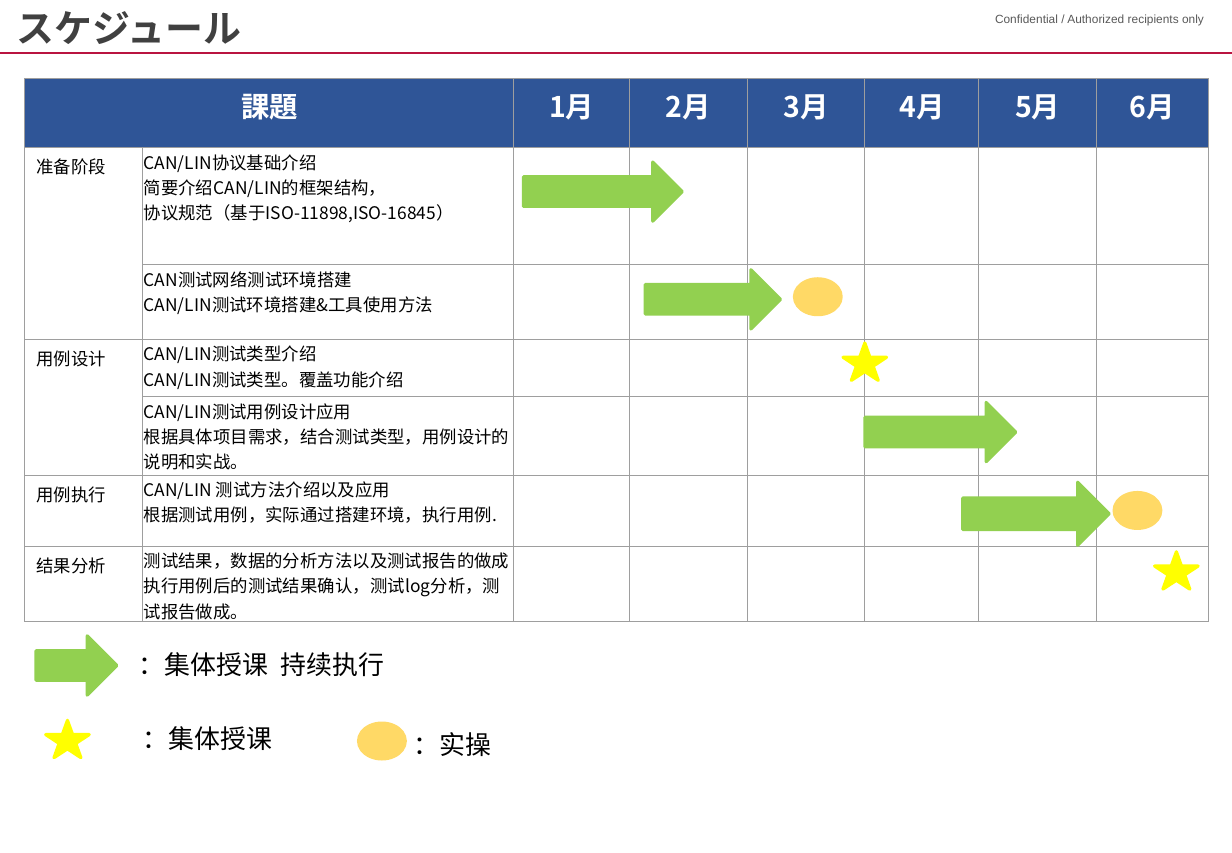
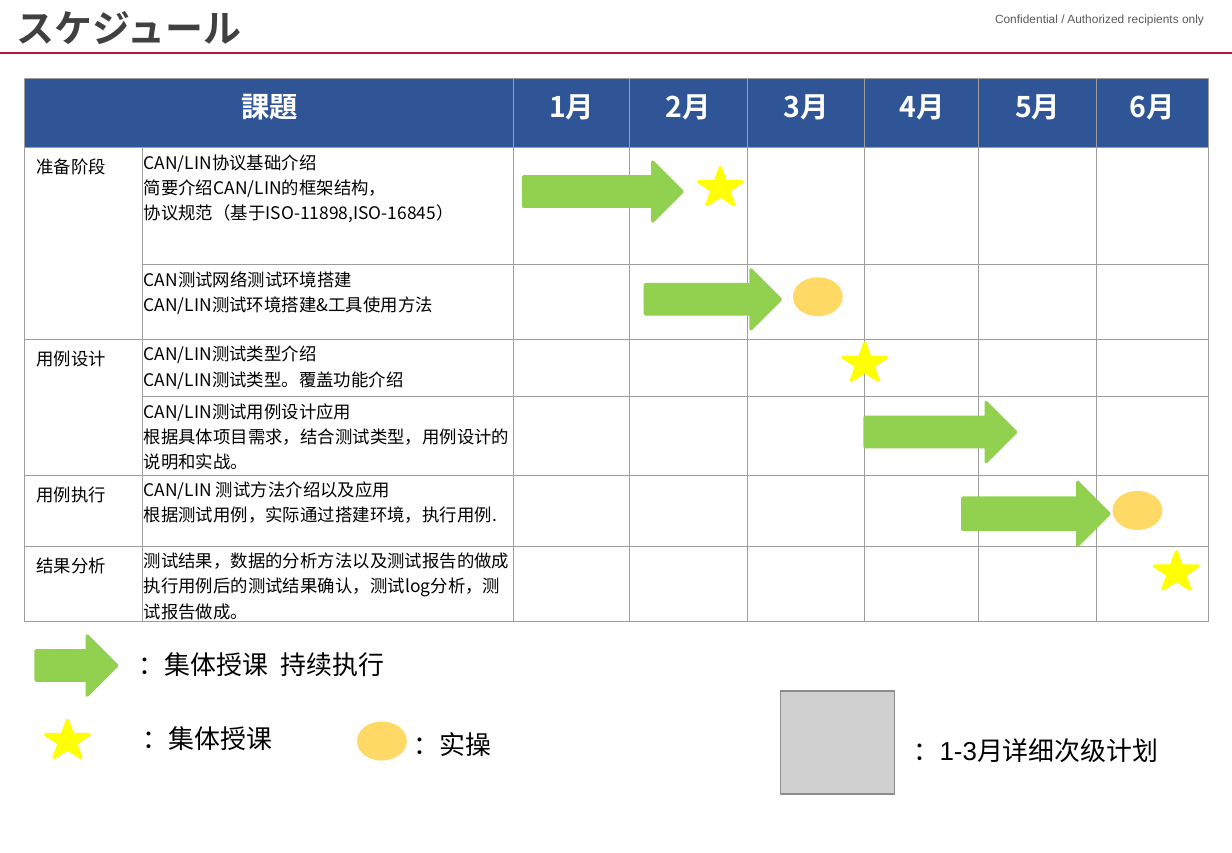
Before and after one commit to zjj15/zjj_project, a slide deck: slide 2 of 测试_学习提升/集成测试/网络测试/计划.pptx. Drawn at 1232x853 pixels with LibreOffice and Linux fonts; fonts in the diff are those of the drawing; grey boxes stand for pictures; background and template pictures are left out. Boxes give left, top, right and bottom in pixels: in the first picture for what was removed or moved away, otherwise in the second. Text is boxed around its words. In the diff, an @@ line names an element or a change of style, - is before the commit and + after.

```diff
--- a/测试_学习提升/集成测试/网络测试/计划.pptx
+++ b/测试_学习提升/集成测试/网络测试/计划.pptx
@@ table at (x1=25, y1=78, x2=1208, y2=626) @@
-row 4, column 5: 月
+row 4, column 5: 
@@ star added at (x1=698, y1=167, x2=742, y2=205), fill #FFFF00, outline #FFFF00 2 pt @@
@@ picture added at (x1=780, y1=692, x2=894, y2=795) @@
@@ text added at (x1=914, y1=738, x2=1159, y2=762), 16.4 pt, text #000000 @@
+：1-3月详细次级计划
```
Also in this commit, not shown: 30 other files.
